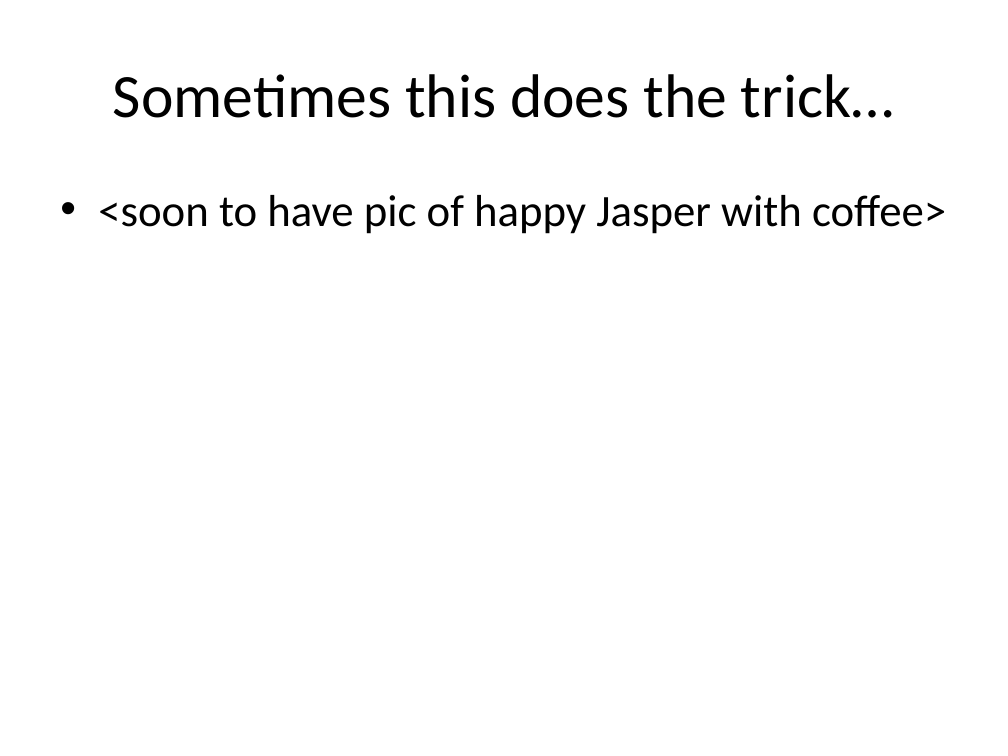
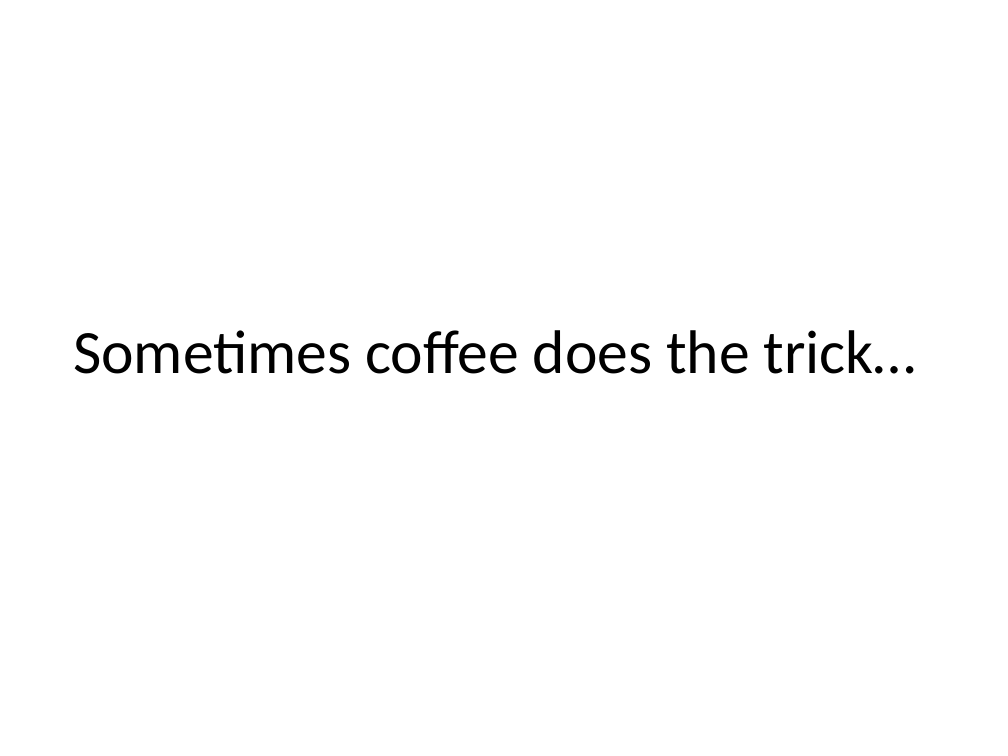
Before and after one commit to krystoff/fall-project, a slide deck: slide 6 of fall-project.pptx (slide 5 before the commit). Drawn at 1008x756 pixels with LibreOffice and Linux fonts; fonts in the diff are those of the drawing. Boxes give left, top, right and bottom in pixels: in the first picture for what was removed or moved away, otherwise in the second. Text is boxed around its words. In the diff, an @@ line names an element or a change of style, - is before the commit and + after.

Commit message:
updated PPT

```diff
--- a/fall-project.pptx
+++ b/fall-project.pptx
@@ text removed at (x1=98, y1=195, x2=946, y2=234) @@
-• <soon to have pic of happy Jasper with coffee>
@@ title at (x1=73, y1=330, x2=917, y2=374): text changed @@
-Sometimes this does the trick…
+Sometimes coffee does the trick…
```
Also in this commit, not shown: 3 other slides changed, 2 slides added.
